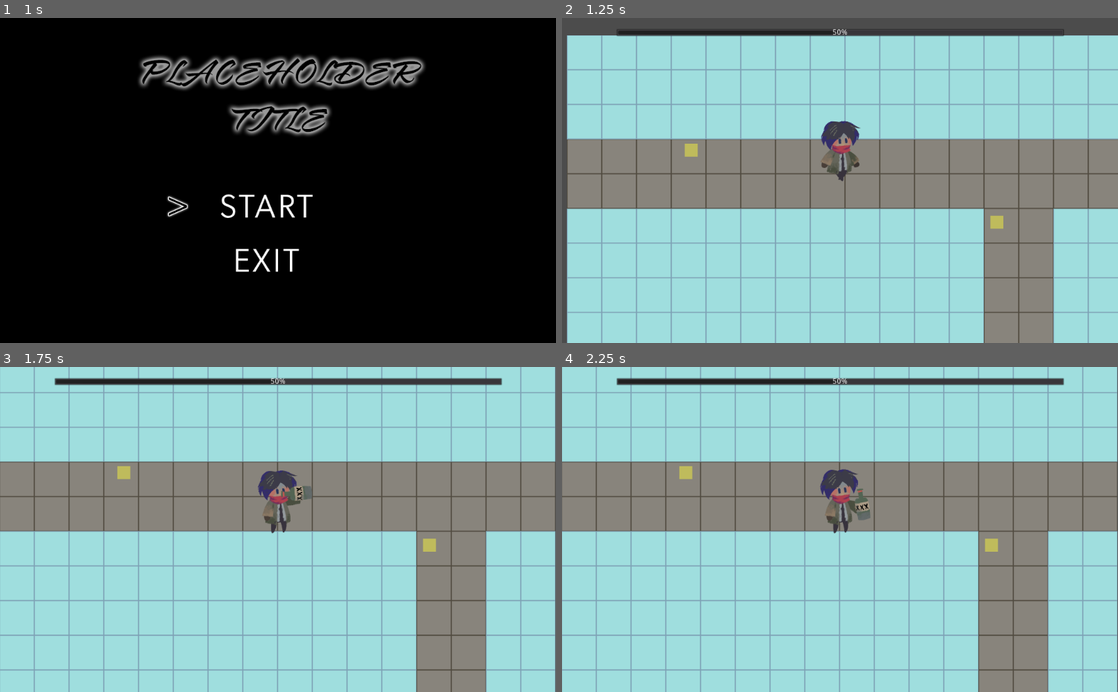
Above: before the commit, frames 1-4 (two rows, left to right).
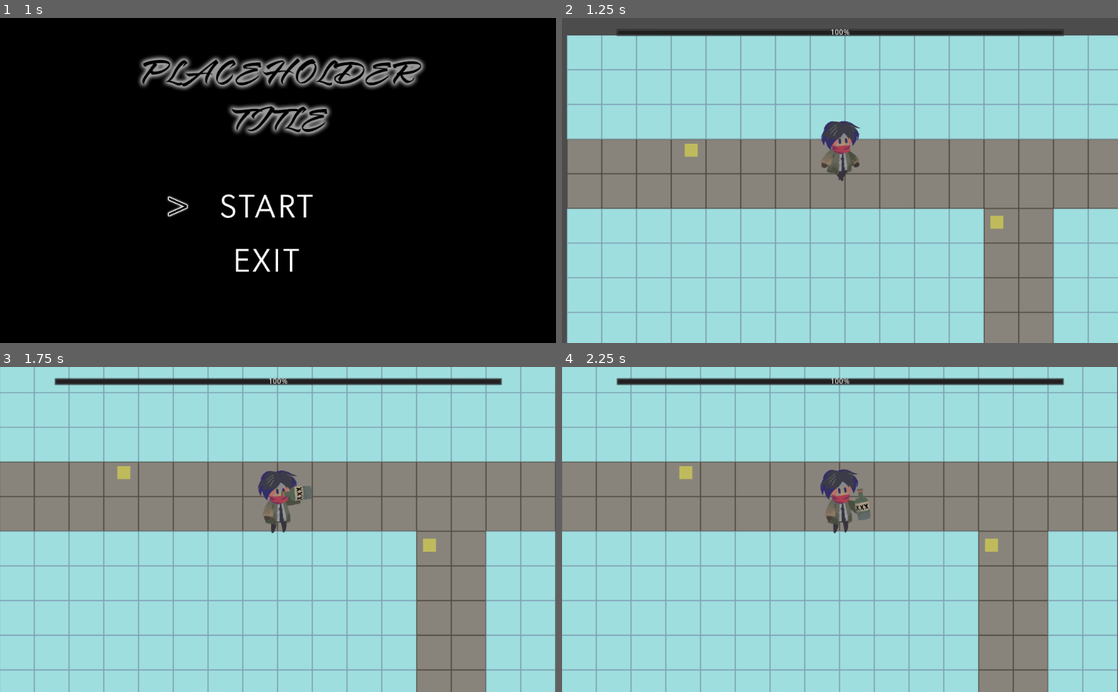
Above: after the commit, the same moments.

Repository: kris-pearman/global-game-jam-2021
Game: Godot game, scene res://Scenes/Screens/Title.tscn
Two runs of this game, one before a commit and one after it. Both use one fixed random seed, a clock stepped at 60 frames per second and the inputs below. The engine's default icon, where the game draws it, is replaced by a stand-in: a white triangle on a blue panel in a dark square. Sound files missing from this copy of the repository are replaced by a short silence.
Inputs:
- Up to frame 1 (1 s): tap Enter (ui_accept) at 0.5, 0.77 s; hold Right (right) from 0.53 s (still down)
- Up to frame 2 (1.25 s): keep holding Right (right)
- Up to frame 3 (1.75 s): release Right (right) at 1.28 s; hold Down (down) from 1.28 s (still down); tap Enter (ui_accept) at 1.52 s
- Up to frame 4 (2.25 s): release Down (down) at 2.03 s; hold Right (right) from 2.03 s (still down)

Frame 1 is identical in both runs. In frame 2, 0.3% of the frame differs, in the area x 48-90%, y 3-6%; in frame 3, 0.3%; in frame 4, 0.3%.

Commit message:
Game audio is now 3 tracks
Tracks are sycned to the gameplay meter which is currently manipulated by pressing left and right.

Diff:
--- a/Global Game Jam 2021/Scenes/Game.gd
+++ b/Global Game Jam 2021/Scenes/Game.gd
@@ -1,4 +1,9 @@
 extends Node
+
+var soberVol = -55
+var critVol = -65
+var metervalue = 100
+var critmeter = 100
 
 func _input(event):
 	if event.is_action_pressed('ui_cancel'):
@@ -13,10 +18,67 @@
 	$Intro.play()
 
 
+
 # Called every frame. 'delta' is the elapsed time since the previous frame.
-#func _process(delta):
-#	pass
+func _process(delta):
+
+	$"Sober Layer".volume_db = soberVol
+	$"Critical Layer".volume_db = critVol
+	convertMeterToVol()
+	if Input.is_action_pressed('right'):
+		if metervalue < 100:
+			metervalue += 1
+		if critmeter < 100:
+			critmeter += 6.25
+	if Input.is_action_pressed('left'):
+		if metervalue > 0:
+			metervalue -= 1
+	$CanvasLayer/UI/MarginContainer/VBoxContainer/MarginContainer/DrunkBar.value = metervalue
+
+
+func updateSoberAudio():
+	soberVol = ((metervalue/2.5) * -1) - 5
+
+func updateCriticalAudio():
+	critVol = ((critmeter/6.25) * -1) - 5
 
 
 func _on_Intro_finished():
 	$Main.play()
+	$"Sober Layer".play()
+	$"Critical Layer".play()
+
+func convertMeterToVol():
+	var currentMeterValue = $CanvasLayer/UI/MarginContainer/VBoxContainer/MarginContainer/DrunkBar.value
+	currentMeterValue = (currentMeterValue-100) * -1
+	var threshold = 84
+	var track2Volume = getVolumeDb(currentMeterValue, false, threshold)
+	var track3Volume = getTrack3VolumeDb(currentMeterValue, true, threshold)
+#	print(currentMeterValue)
+	print("this is track 2 " + str(track2Volume))
+	print("this is track 3 " + str(track3Volume))
+	soberVol = track2Volume
+	critVol = track2Volume
+
+func getVolumeDb(meterValue, useModifier, threshold):
+	#assumes meterValue = 0-100
+	var lowerLimit = -40
+	var upperLimit = -5
+	var dbRange = upperLimit - lowerLimit
+
+	var conversionFactor = float(dbRange)/float(100)
+	var progress = (conversionFactor * meterValue)
+
+	return  progress + lowerLimit
+
+func getTrack3VolumeDb(meterValue, useModifier, threshold):
+	var lowerLimit = -40
+	var upperLimit = -5
+	var dbRange = upperLimit - lowerLimit
+	if meterValue < threshold:
+		return lowerLimit
+
+	var conversionFactor = float(dbRange)/float(100)
+	var progress = (conversionFactor * meterValue)
+	var normalisationFactor = float(meterValue - threshold) / float(100 - threshold)
+	return  (progress * normalisationFactor) + lowerLimit
--- a/Global Game Jam 2021/Scenes/Game.tscn
+++ b/Global Game Jam 2021/Scenes/Game.tscn
@@ -7,6 +7,8 @@
 [ext_resource path="res://Scenes/Game.gd" type="Script" id=5]
 [ext_resource path="res://Music/Intro.wav" type="AudioStream" id=6]
 [ext_resource path="res://Music/Main loop.wav" type="AudioStream" id=7]
+[ext_resource path="res://Music/Critical layer.wav" type="AudioStream" id=8]
+[ext_resource path="res://Music/Sober layer.wav" type="AudioStream" id=9]
 
 [node name="Game" type="Node"]
 script = ExtResource( 5 )
@@ -67,7 +69,17 @@
 
 [node name="Intro" type="AudioStreamPlayer" parent="."]
 stream = ExtResource( 6 )
+volume_db = -5.0
 
 [node name="Main" type="AudioStreamPlayer" parent="."]
 stream = ExtResource( 7 )
+volume_db = -5.0
+
+[node name="Sober Layer" type="AudioStreamPlayer" parent="."]
+stream = ExtResource( 9 )
+volume_db = -40.0
+
+[node name="Critical Layer" type="AudioStreamPlayer" parent="."]
+stream = ExtResource( 8 )
+volume_db = -40.0
 [connection signal="finished" from="Intro" to="." method="_on_Intro_finished"]
--- a/Global Game Jam 2021/Scenes/Player.gd
+++ b/Global Game Jam 2021/Scenes/Player.gd
@@ -41,6 +41,7 @@
 	check_collision()
 	check_animation()
 	check_player_move()
+	drink_sound_check()
 
 
 
@@ -89,3 +90,11 @@
 func _on_DrinkTimer_timeout():
 	haltOthers = false
 	$DrinkTimer.wait_time = 0.9
+
+
+func drink_sound_check():
+	if haltOthers == true:
+		if $DrinkTimer.time_left < 0.6 and $DrinkTimer.time_left > 0.59:
+			$DrinkTimer/Drinking.play()
+	if $DrinkTimer.time_left < 0.5:
+			$DrinkTimer/Drinking.stop()
--- a/Global Game Jam 2021/Scenes/Player.tscn
+++ b/Global Game Jam 2021/Scenes/Player.tscn
@@ -1,9 +1,10 @@
-[gd_scene load_steps=6 format=2]
+[gd_scene load_steps=7 format=2]
 
 [ext_resource path="res://Scenes/Player.gd" type="Script" id=1]
 [ext_resource path="res://icon.png" type="Texture" id=2]
 [ext_resource path="res://Assets/Player/PlayerRig.tscn" type="PackedScene" id=3]
 [ext_resource path="res://Sounds/Footsteps fast.wav" type="AudioStream" id=4]
+[ext_resource path="res://Sounds/Drinking1.wav" type="AudioStream" id=5]
 
 [sub_resource type="RectangleShape2D" id=1]
 extents = Vector2( 32.4062, 16.2031 )
@@ -33,4 +34,7 @@
 
 [node name="DrinkTimer" type="Timer" parent="Player"]
 wait_time = 0.9
+
+[node name="Drinking" type="AudioStreamPlayer" parent="Player/DrinkTimer"]
+stream = ExtResource( 5 )
 [connection signal="timeout" from="Player/DrinkTimer" to="Player" method="_on_DrinkTimer_timeout"]
--- /dev/null
+++ b/Global Game Jam 2021/Scenes/Screens/Win Screen.tscn
@@ -0,0 +1,21 @@
+[gd_scene load_steps=2 format=2]
+
+[ext_resource path="res://Sprites/black.png" type="Texture" id=1]
+
+[node name="Win Screen" type="Node2D"]
+
+[node name="Sprite" type="Sprite" parent="."]
+position = Vector2( 518.656, 308.011 )
+scale = Vector2( 16.332, 9.70763 )
+texture = ExtResource( 1 )
+
+[node name="Label" type="Label" parent="Sprite"]
+margin_left = -18.2407
+margin_top = -9.73727
+margin_right = 24.7593
+margin_bottom = 15.2627
+text = "WIN"
+percent_visible = -0.333333
+__meta__ = {
+"_edit_use_anchors_": false
+}
--- a/Global Game Jam 2021/Scenes/UI/DrunkBar.gd
+++ b/Global Game Jam 2021/Scenes/UI/DrunkBar.gd
@@ -3,7 +3,7 @@
 
 
 func _ready():
-	value = 50
+	value = 100
 	Events.connect("player_collided_with_pickup",self,"on_pickup")
 
 
Not shown, added: Global Game Jam 2021/Music/Complete Withdrawal.wav.import
Not shown, added: Global Game Jam 2021/Music/Critical layer.wav.import
Not shown: 1 places in Global Game Jam 2021/Scenes/Game.tscn that only renumber resources
Not shown, added: Global Game Jam 2021/Sounds/Drinking1.wav.import
Not shown, added: Global Game Jam 2021/Sounds/Drinking2.wav.import
Not shown, added: Global Game Jam 2021/Music/Complete Withdrawal.wav
Not shown, added: Global Game Jam 2021/Music/Critical layer.wav
Not shown, changed: Global Game Jam 2021/Music/Intro.wav
Not shown, changed: Global Game Jam 2021/Music/Main loop.wav
Not shown, changed: Global Game Jam 2021/Music/Sober layer.wav
Not shown, added: Global Game Jam 2021/Sounds/Drinking1.wav
Not shown, added: Global Game Jam 2021/Sounds/Drinking2.wav
